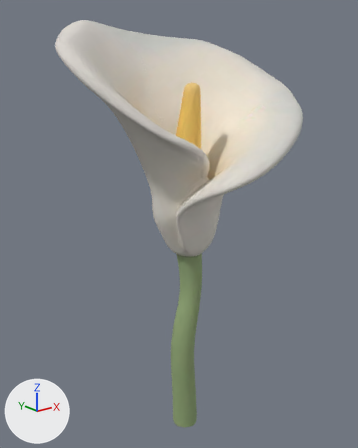
What one commit did to the glTF model assets/models/longstem_calla.glb.
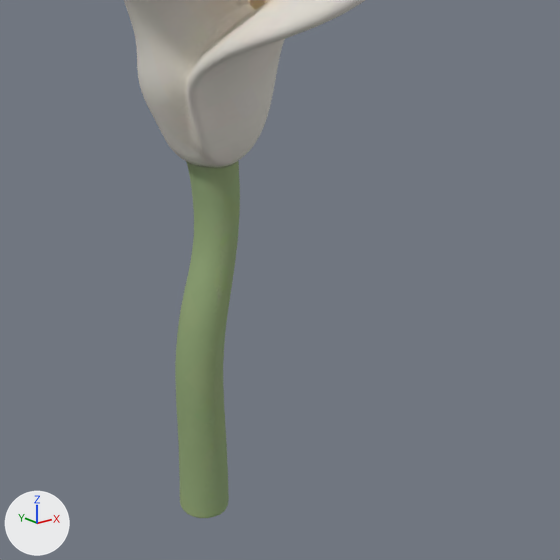
Old and new are each drawn whole from a camera (50 mm lens) standing at (-1.358, -1.657, 1.695) and looking at (-0.006, 0.033, 1.019) and again close up on the part from 24% to 100% of the width and 39% to 100% of the height. The axes (+X, +Y, +Z) are drawn at lower left. The lights are the same throughout. The last two pictures show the newer version. Where no turn or scale is listed for an object, it has been applied to the vertices. Vertices at exactly the same position are counted once.

The first close-up shows 'model'.
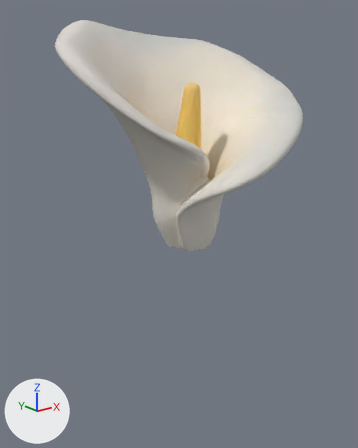
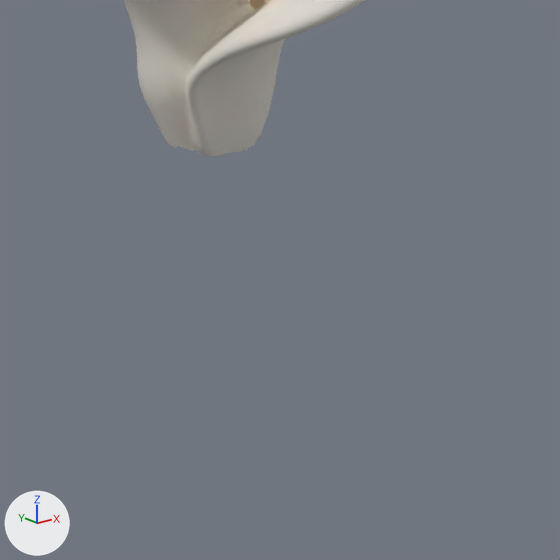
Location of each change, (x1, y1, x2, y2) in pixels of the close-ups (560 x 560 px):
```json
{"object": "model", "change": "reshaped", "before": [124, 0, 365, 518], "after": [124, 0, 365, 157]}
{"part": 1, "of": "me_model", "change": "cut back", "before": [136, 0, 365, 518], "after": [136, 0, 365, 157]}
```

Scene script edits in JSON lines:
```json
{"block": "me_model", "where": "# used by ob_model"}
{"op": "remove", "block": "me_model", "code": "me_model.from_pydata(...)  # 15001 vertices, 29998 faces; spans x -0.52..0.52, y -0.51..0.51, z 0.0..1.9"}
{"op": "add", "block": "me_model", "code": "me_model.from_pydata(...)  # 12676 vertices, 25285 faces; spans x -0.52..0.52, y -0.51..0.51, z 0.94..1.9"}
{"block": "me_model", "change": "me_model part 1: 1120 vertices moved within x -0.51..0.52, y -0.51..0.51, z 0.94..1.89; 2325 vertices removed from x -0.1..0.1, y -0.13..0.06, z 0.0..0.94"}
```
